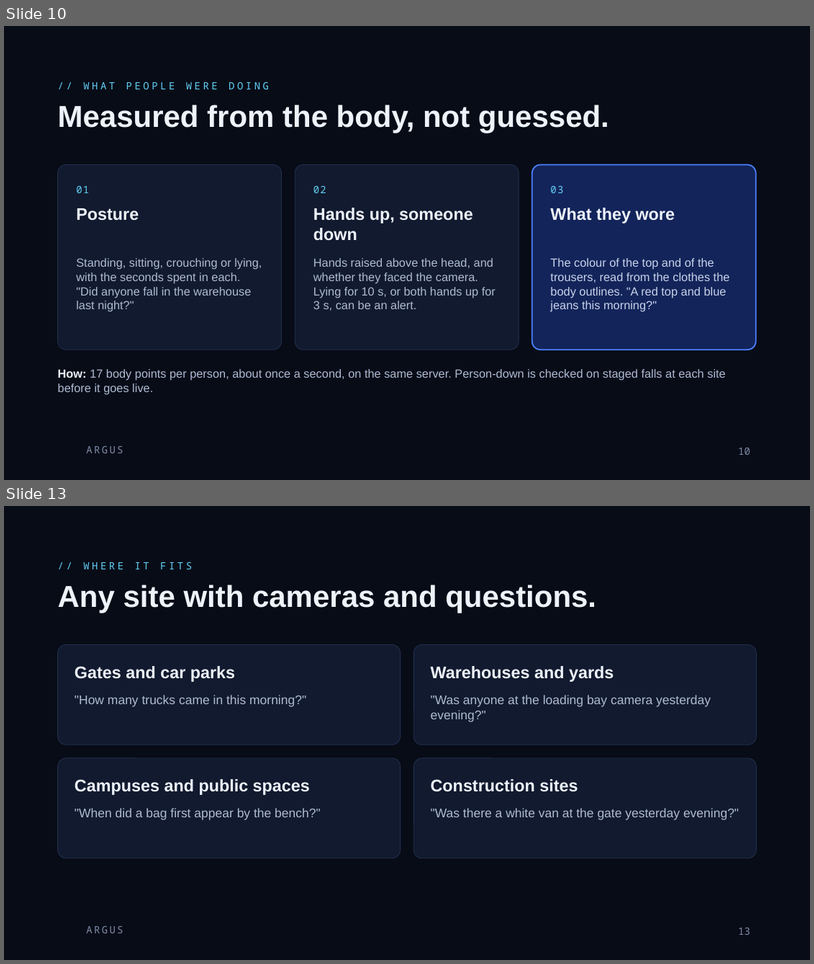
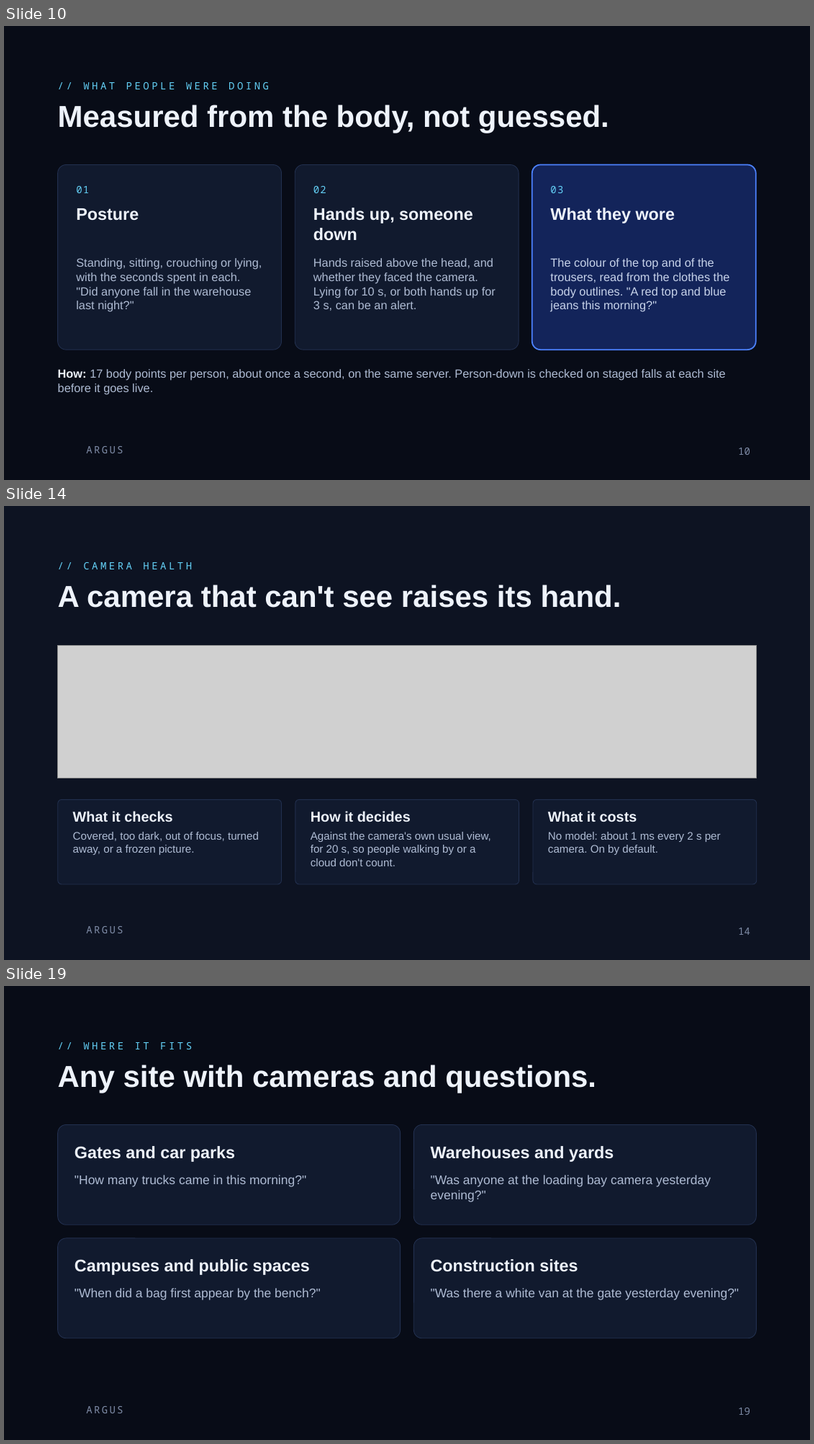
Before and after one commit to rachadlakis/mobius-tensors, a slide deck: docs/argus/Argus.pptx. Shown one above the other, each under a label of ours: slides 10 and 13 before the commit, slides 10, 14 and 19 after it; the slides between them are not shown. The pictures are 814x964 and 814x1444 pixels, drawn with LibreOffice and Linux fonts; fonts in the diff are those of the drawing; grey boxes stand for pictures; background and template pictures are left out. Boxes give left, top, right and bottom in pixels: in the first picture for what was removed or moved away, otherwise in the second. Text is boxed around its words. In the diff, an @@ line names an element or a change of style, - is before the commit and + after.

```diff
--- a/docs/argus/Argus.pptx
+++ b/docs/argus/Argus.pptx
@@ slide 14 added at (4,506,810,960), background #0D1322; not listed: 1 template element that a slide beside it also shows @@
@@ text added at (83,562,192,569), 12 pt, text #63CFF5 @@
+// CAMERA HEALTH
@@ title added at (58,584,622,608), 36 pt, text #EEF3FB, bold @@
+A camera that can't see raises its hand.
@@ picture added at (58,645,757,778) @@
@@ rounded rectangle added at (58,800,282,884), fill #111A2E, outline #22304F 0.75 pt @@
@@ rounded rectangle added at (296,800,520,884), fill #111A2E, outline #22304F 0.75 pt @@
@@ rounded rectangle added at (533,800,757,884), fill #111A2E, outline #22304F 0.75 pt @@
@@ text added at (73,811,172,821), 17 pt, text #EEF3FB, bold @@
+What it checks
@@ text added at (311,811,411,821), 17 pt, text #EEF3FB, bold @@
+How it decides
@@ text added at (548,811,638,821), 17 pt, text #EEF3FB, bold @@
+What it costs
@@ text added at (73,831,259,854), 13 pt, text #AEBBD3 @@
+Covered, too dark, out of focus, turned away, or a frozen picture.
@@ text added at (311,831,491,866), 13 pt, text #AEBBD3 @@
+Against the camera's own usual view, for 20 s, so people walking by or a cloud don't count.
@@ text added at (548,831,721,854), 13 pt, text #AEBBD3 @@
+No model: about 1 ms every 2 s per camera. On by default.
@@ page number added at (738,927,751,934), 12 pt, text #7E8BA6 @@
+14
@@ what was slide 13 is now slide 19 @@
@@ page number at (738,1407,751,1414): text changed @@
-13
+19
```
Also in this commit, not shown: 5 slides changed, 5 other slides added, 34 other files.
